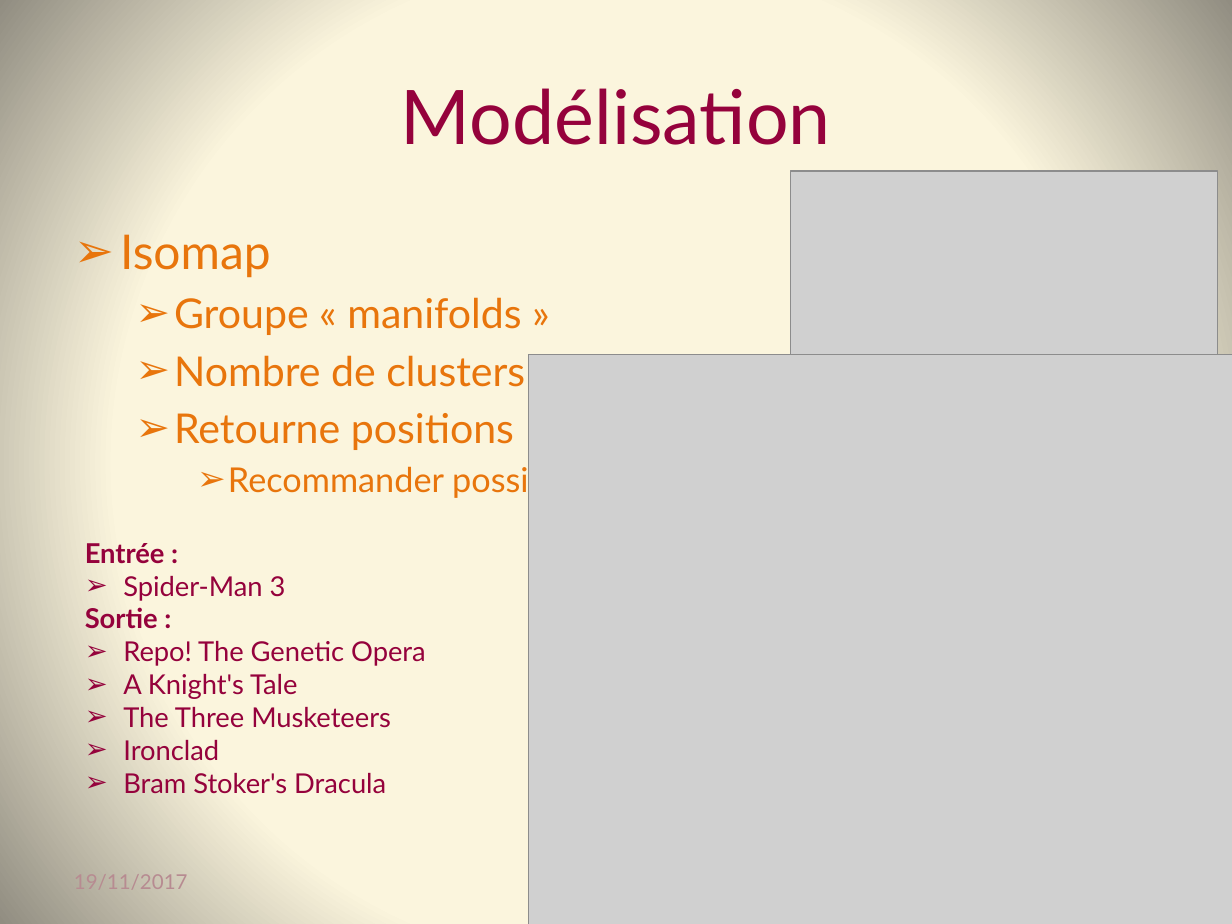
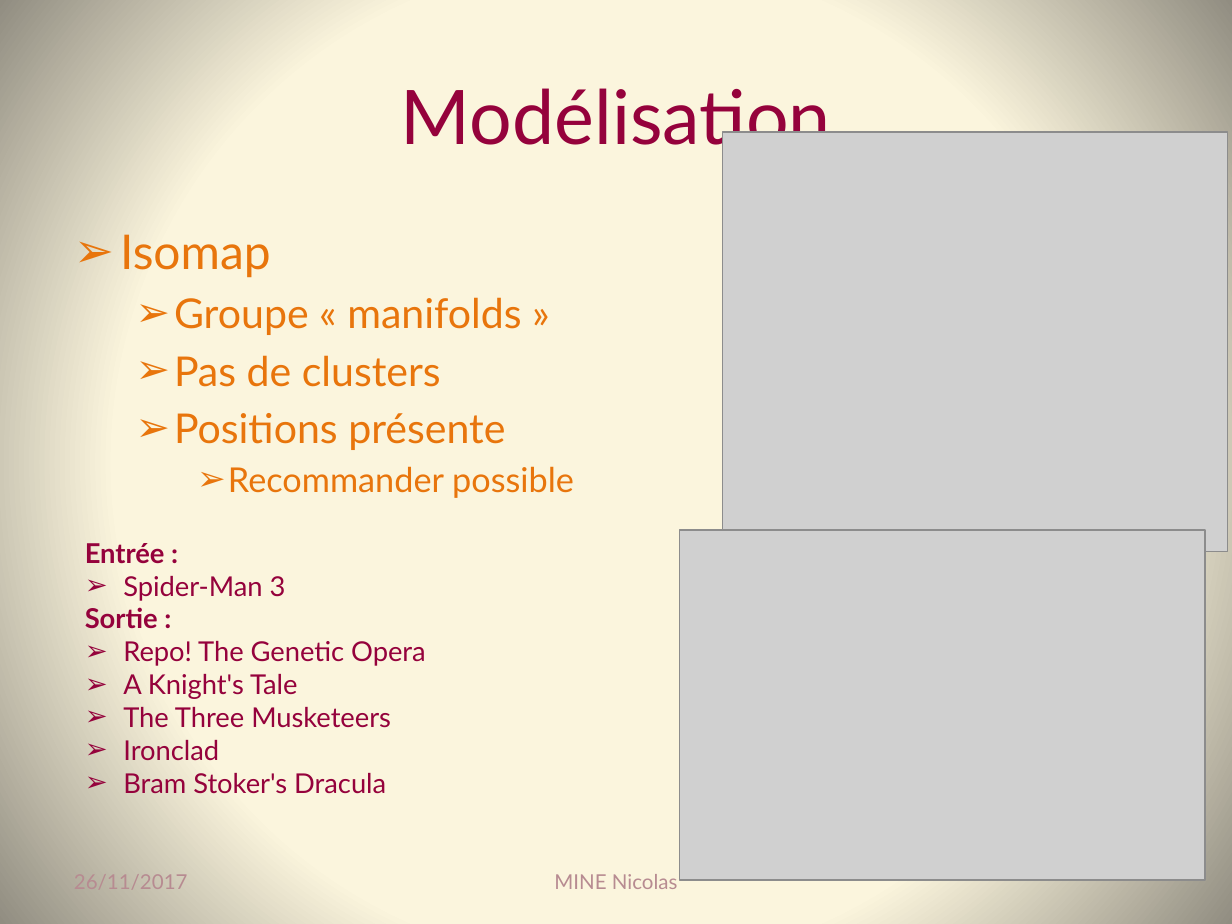
Before and after one commit to Coni63/OC_DS, a slide deck: slide 11 of P3/Presentation-projet_3.pptx. Drawn at 1232x924 pixels with LibreOffice and Linux fonts; fonts in the diff are those of the drawing; grey boxes stand for pictures. Boxes give left, top, right and bottom in pixels: in the first picture for what was removed or moved away, otherwise in the second. Text is boxed around its words. In the diff, an @@ line names an element or a change of style, - is before the commit and + after.

```diff
--- a/P3/Presentation-projet_3.pptx
+++ b/P3/Presentation-projet_3.pptx
@@ picture: place and size @@
-picture at [791,171,1217,456]
+picture at [723,132,1227,551]
@@ text at [174,355,505,450]: text changed @@
-  ➢ Nombre de clusters non nécessaire
-  ➢ Retourne positions
+  ➢ Pas de clusters
+  ➢ Positions présente
@@ picture removed at [529,355,1232,924] @@
@@ picture added at [680,530,1205,880] @@
@@ text at [74,874,188,889]: text changed @@
-19/11/2017
+26/11/2017
@@ text added at [554,874,678,889], 12 pt, text #B78C92 @@
+MINE Nicolas
```
Also in this commit, not shown: 17 other slides changed, 2 slides added, 10 other files.
